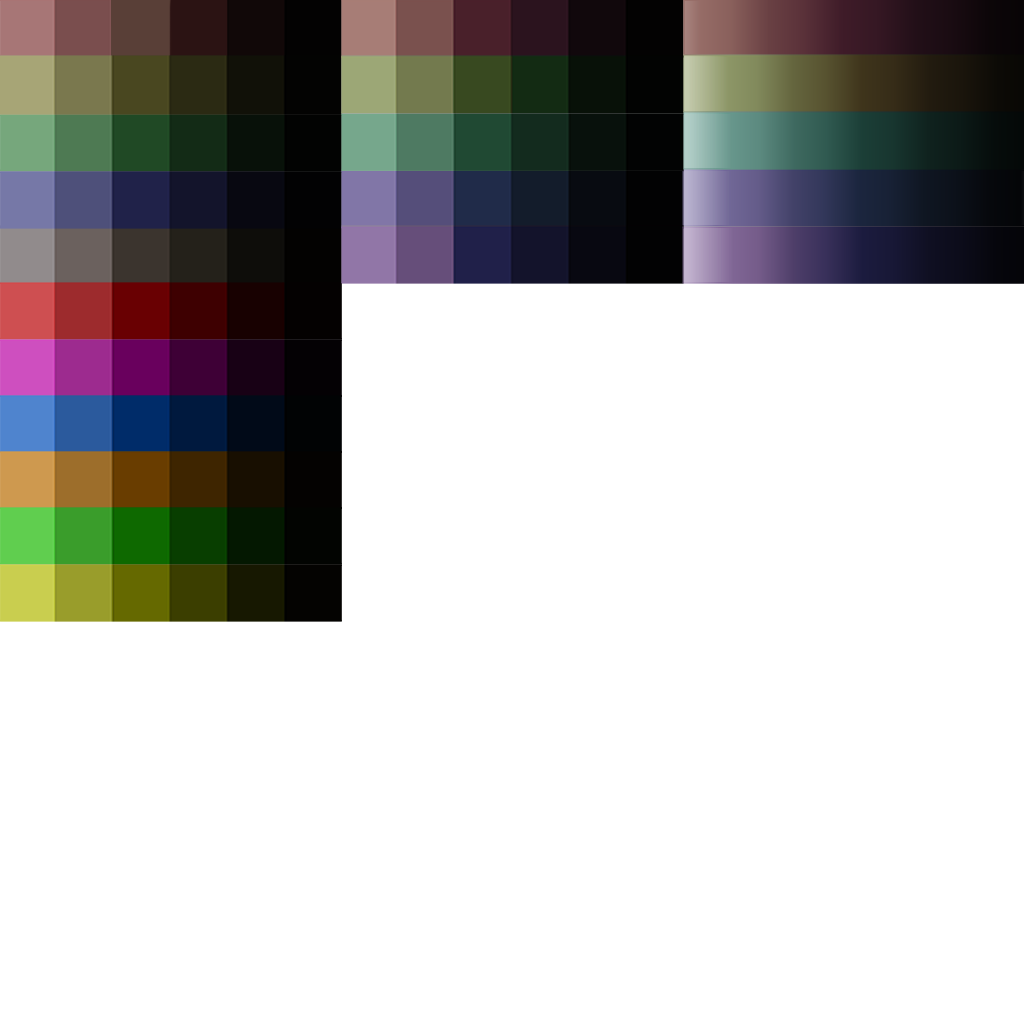
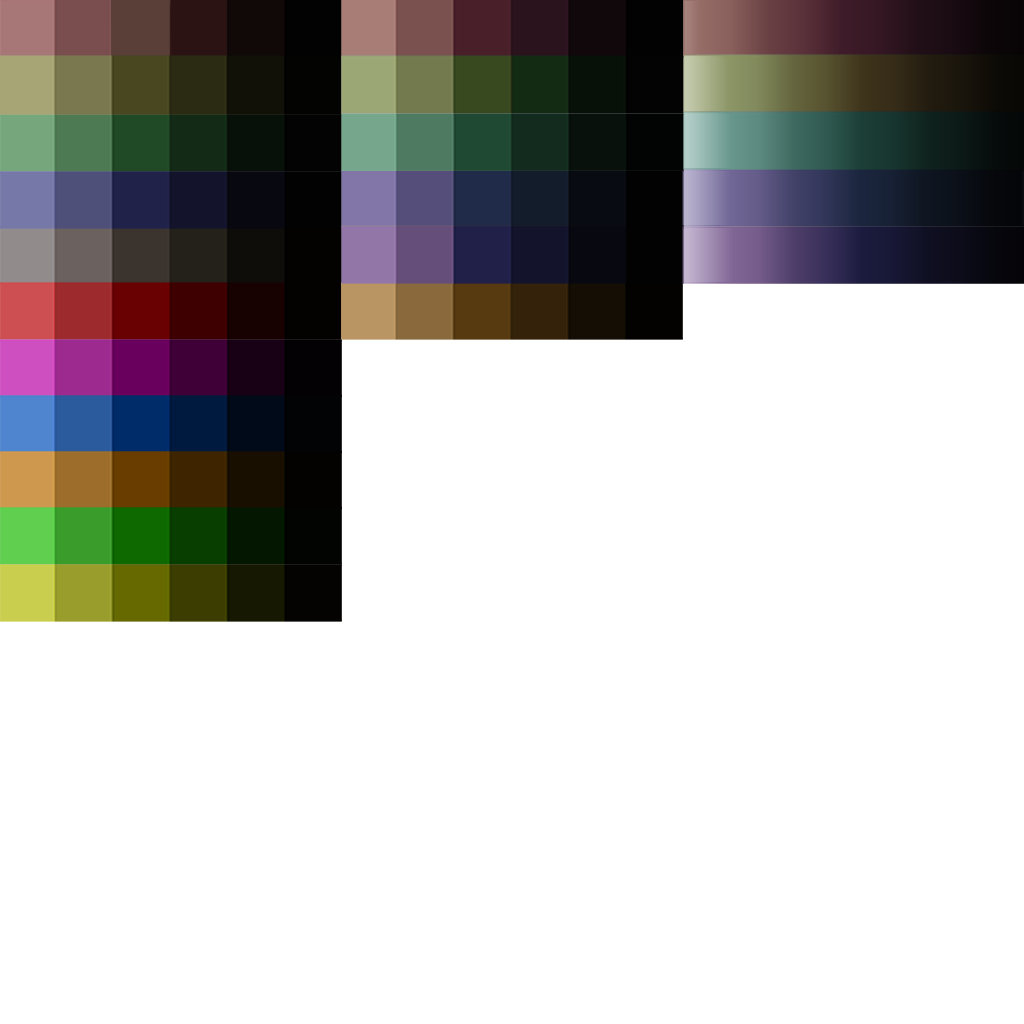
Layers edited between the first and the second 1024 × 1024 image:
added layer "Layer 1 copy 21" above "Layer 1 copy 18" over left=341, top=282, right=683, bottom=340
